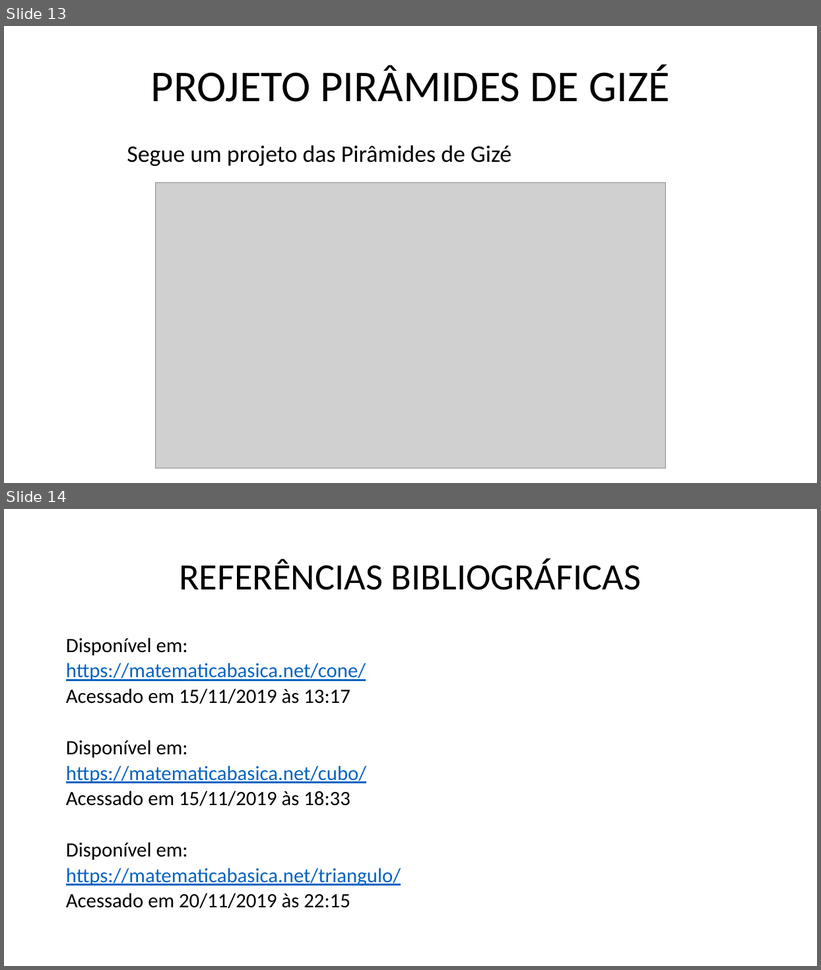
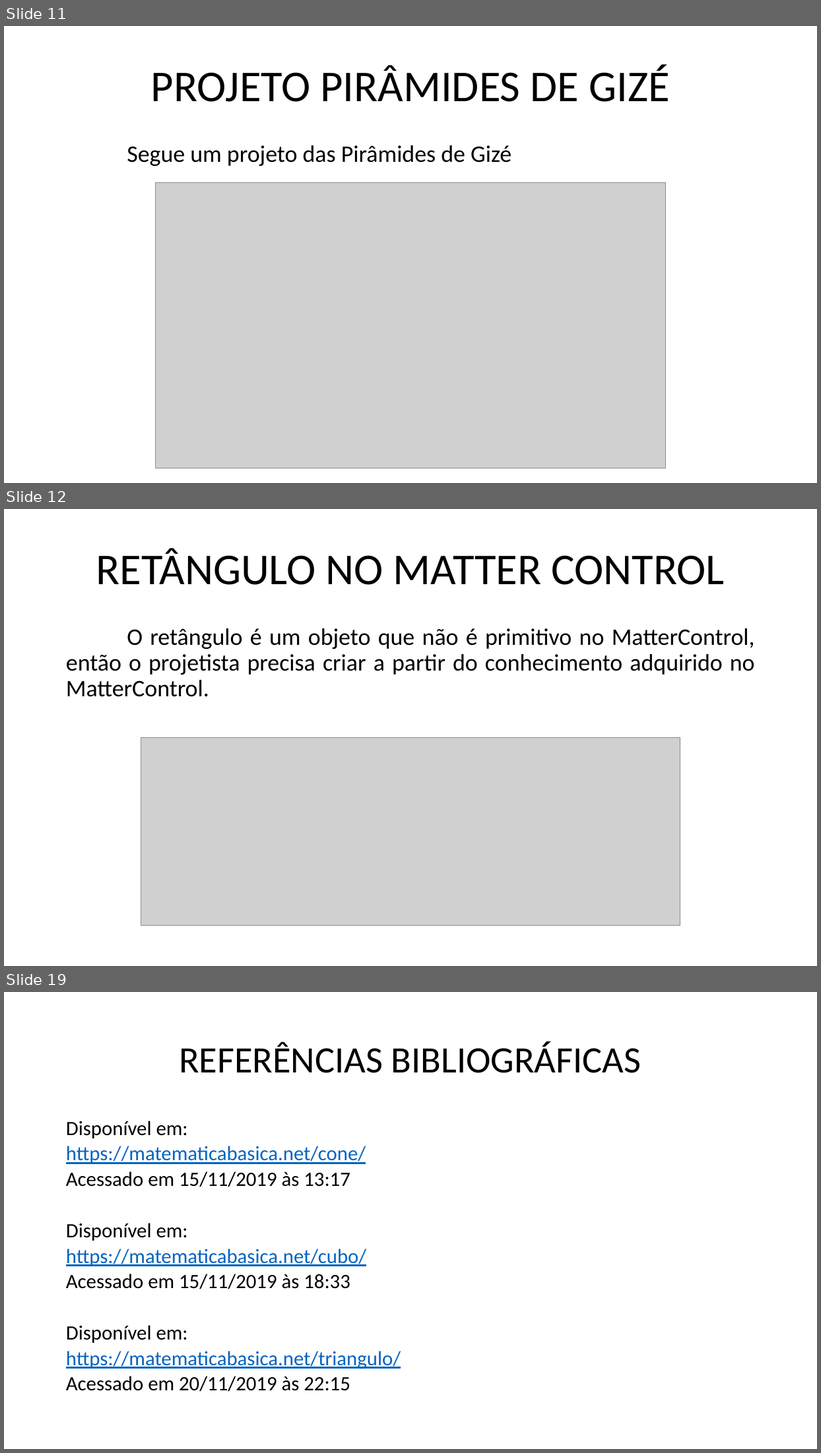
Before and after one commit to marcosdosea/ManualImpessora3D, a slide deck: Curso/Fundamentos de impressão 3D - Objetos.pptx. Shown one above the other, each under a label of ours: slides 13 and 14 before the commit, slides 11, 12 and 19 after it; the slides between them are not shown. The pictures are 821x970 and 821x1453 pixels, drawn with LibreOffice and Linux fonts; fonts in the diff are those of the drawing; grey boxes stand for pictures. Boxes give left, top, right and bottom in pixels: in the first picture for what was removed or moved away, otherwise in the second. Text is boxed around its words. In the diff, an @@ line names an element or a change of style, - is before the commit and + after.

```diff
--- a/Curso/Fundamentos de impressão 3D - Objetos.pptx
+++ b/Curso/Fundamentos de impressão 3D - Objetos.pptx
@@ slide 12 added at [4,509,817,966], background #FFFFFF @@
@@ title added at [96,548,725,585], 52 pt, text #000000 @@
+RETÂNGULO NO MATTER CONTROL
@@ text added at [66,628,755,697], 28 pt, text #000000 @@
+O retângulo é um objeto que não é primitivo no MatterControl, então o projetista precisa criar a partir do conhecimento adquirido no MatterControl.
@@ picture added at [141,738,680,925] @@
@@ what was slide 13 is now slide 11 @@
@@ what was slide 14 is now slide 19 @@
```
Also in this commit, not shown: 2 slides changed, 5 other slides added, 1 slide removed, 3 other files.
